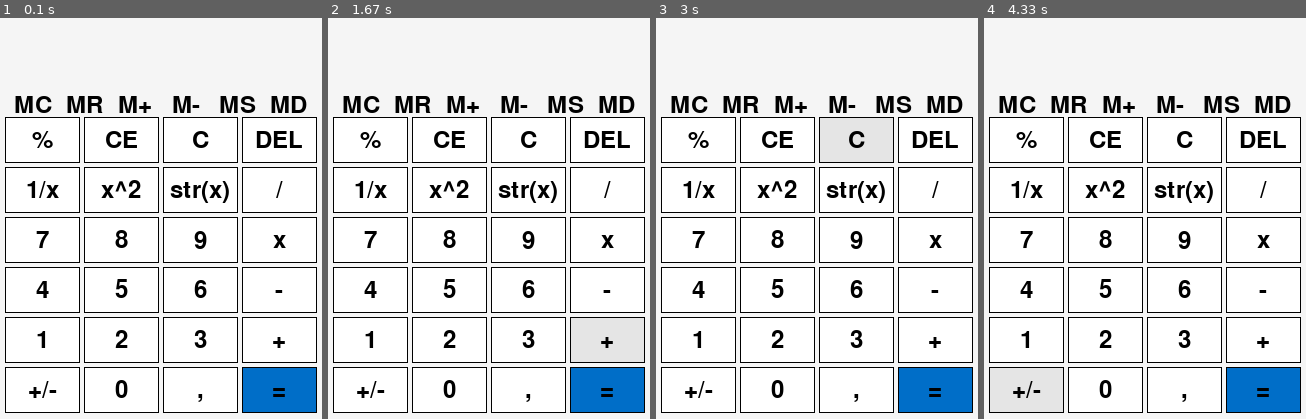
Above: before the commit, frames 1-4 (left to right).
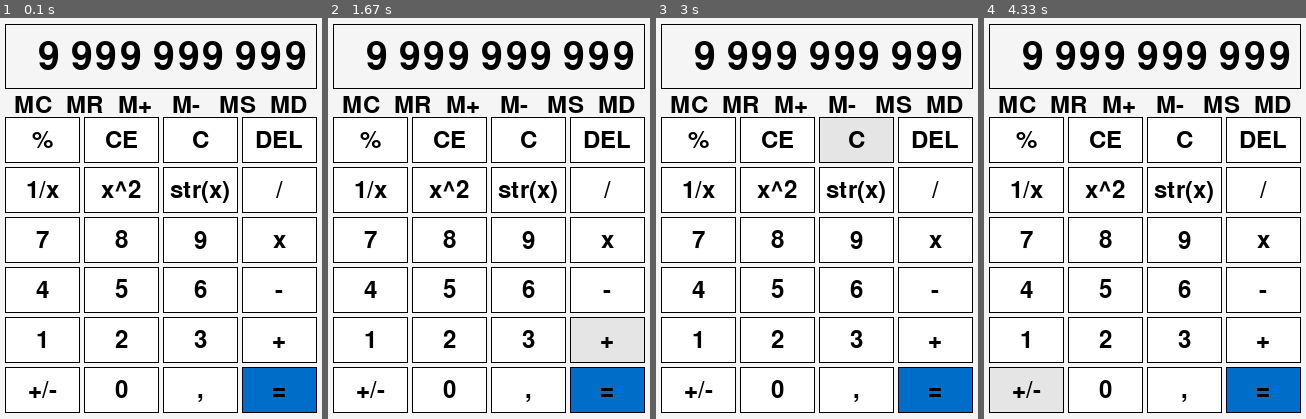
Above: after the commit, the same moments.

Repository: barteksmolkowski/pygame
Game: pygame game, started from kalkulator.py
Same seed, same stepped clock (60 frames per second), same inputs: the game is played once before the commit and once after it.
Inputs (mouse positions are in pixels of both pictures, inside the frame that each line leads up to):
- Up to frame 1 (0.1 s): no input
- Up to frame 2 (1.67 s): click (476, 206) at 0.38 s; click (489, 218) at 0.72 s; click (389, 118) at 1.05 s; click (608, 350) at 1.38 s
- Up to frame 3 (3 s): click (739, 94) at 1.72 s; click (800, 310) at 2.05 s; click (807, 106) at 2.38 s; click (881, 150) at 2.72 s
- Up to frame 4 (4.33 s): click (1228, 146) at 3.05 s; click (1244, 174) at 3.38 s; click (1212, 106) at 3.72 s; click "+/-" at 4.05 s

The runs differ from the first frame. In frame 1, 3.6% of the frame differs, in the area x 1-99%, y 1-18%; in frame 2, 3.6%; in frame 3, 3.6%; in frame 4, 3.6%.

Commit message:
add display

Diff:
--- a/kalkulator.py
+++ b/kalkulator.py
@@ -48,24 +48,46 @@
         return self.keys.get(key, None)
 
 class Display:
-    def __init__(self, position, size, text="", color=(255, 255, 255), border_color=(0, 0, 0), border_thickness=10):
+    def __init__(self, position, size, text="", color=(0, 0, 0),
+                 border_color=(0, 0, 0), border_thickness=10, font_size=36,
+                 font_thickness=0, align="left"):
         self.position = position
         self.size = size
         self.text = text
         self.color = color
         self.border_color = border_color
         self.border_thickness = border_thickness
+        self.font_size = font_size
+        self.font_thickness = font_thickness
+        self.align = align
 
         self.x, self.y = self.position
         self.width, self.height = self.size
 
-    def Draw(self, screen, font=None):
+        # Initialize font
+        self.font = pygame.font.Font(None, font_size)
+
+    def Draw(self, screen):
+        # Draw the border
         pygame.draw.rect(screen, self.border_color, (self.x, self.y, self.width, self.height), self.border_thickness)
-        if self.text:
-            if font is None:
-                font = pygame.font.Font(None, 36)
-            text_surface = font.render(self.text, True, self.color)
-            screen.blit(text_surface, (self.x + 10, self.y + 10))
+
+        # Render the text and calculate its position
+        text_surface = self.font.render(self.text, True, self.color)
+        text_width, text_height = text_surface.get_size()
+
+        # Handle alignment
+        if self.align == "left":
+            text_x = self.x + 10  # Padding from the left
+        elif self.align == "center":
+            text_x = self.x + (self.width - text_width) // 2
+        elif self.align == "right":
+            text_x = self.x + self.width - text_width - 10  # Padding from the right
+
+        # Vertically center the text
+        text_y = self.y + (self.height - text_height) // 2
+
+        # Draw the text
+        screen.blit(text_surface, (text_x, text_y))
 
 class Button:
     def __init__(self, position, size, color, text="", action=None, text_thickness=1, hover_effect=True, hover_intensity=-0.1, border_width=1, border_color=(0, 0, 0)):
@@ -121,7 +143,6 @@
                 if self.action:
                     self.action()
 
-
 # Pygame Initialization
 pygame.init()
 screen = Screen(60, 322, 467, (245, 245, 245))
@@ -184,7 +205,16 @@
     buttonMemoryStore = Button((219, 140), (37, 22), (245, 245, 245), "MS", action=lambda: (MStoreExplain(), print("Click Memory Store")), border_width=0, hover_effect=False)
     buttonMemoryDisplay = Button((270, 140), (37, 22), (245, 245, 245), "MD", action=lambda: (MDisplayExplain(), print("Click Memory Display")), border_width=0, hover_effect=False)
 
-
+display = Display(
+    (5, 70),               # Pozycja (x, y)
+    (312, 65),             # Wymiary (szerokość, wysokość)
+    "9 999 999 999",       # Tekst do wyświetlenia
+    border_color=(0, 0, 0),# Kolor ramki (czarny)
+    border_thickness=1,    # Grubość ramki
+    align="right",         # Wyrównanie tekstu (poziome: "left", "center", "right")
+    font_size=57,          # Rozmiar czcionki
+    font_thickness=2      # Grubość czcionki
+)
 # Main program loop
 running = True
 current_button = None  # Zmienna do przechowywania aktualnie klikniętego przycisku
@@ -233,7 +263,6 @@
             if button.Click(event):
                 current_button = button_name
 
-
     # Printing the current button in the console (or use it wherever necessary)
     if current_button:
         print(f"Last clicked button: {current_button}")
@@ -283,7 +312,37 @@
         buttonMemoryStore.Draw(screen.screen)
         buttonMemoryDisplay.Draw(screen.screen)
 
+    display.Draw(screen.screen)
+
     # Updating the screen
     screen.Refresh()
 
 pygame.quit()
+
+
+
+
+
+
+
+
+#ZADANIA na tydzień
+
+# zrobić adventocode 23,24,25,26,27,28
+
+# dokończyć górę menu kalkulatora i dla memory jak się najedzie to wyjaśnienia
+
+# dokończyć logike z wpisywaniem w wyświetlacz
+
+# skończyć logike działań
+
+# zrobić menu z opcjami (typy kalkulatorów)jak się najedzie na przycisk w lewym górnym rogu
+
+# zrobić możliwość ustawiania wielkości okienka
+    # na początku że będzie można ustawić szerokość i wysokość jako xy
+    # a przyciski wtedy będą się odpowiednio edytować
+    # potem dać możliwość użytkownikowi poprostu poruszać okienkiem i myszką zmieniać wielkość okna
+
+# w tym menu z opcjami dać: kalkulator_naukowy, ustawienia, autor (to wiadomo po co:)
+
+# schemat działania kalkulatora naukowego to taki sam jak w aplikacji windowsa
